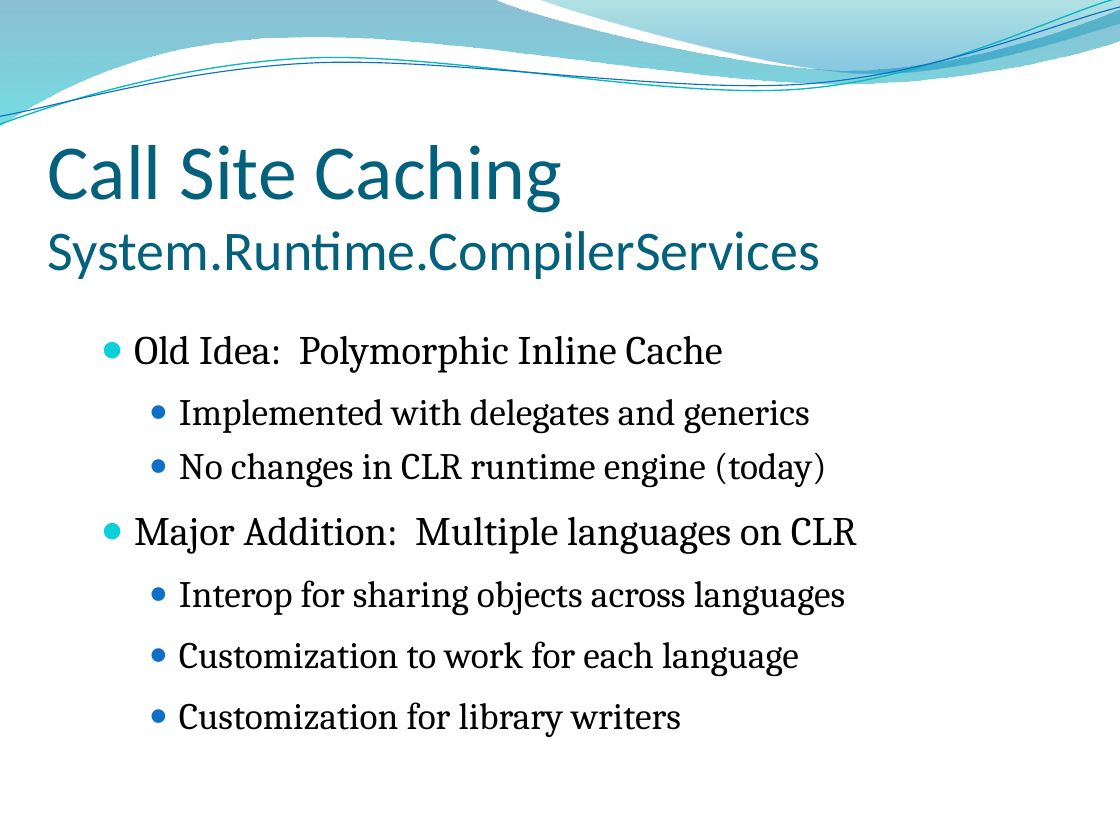
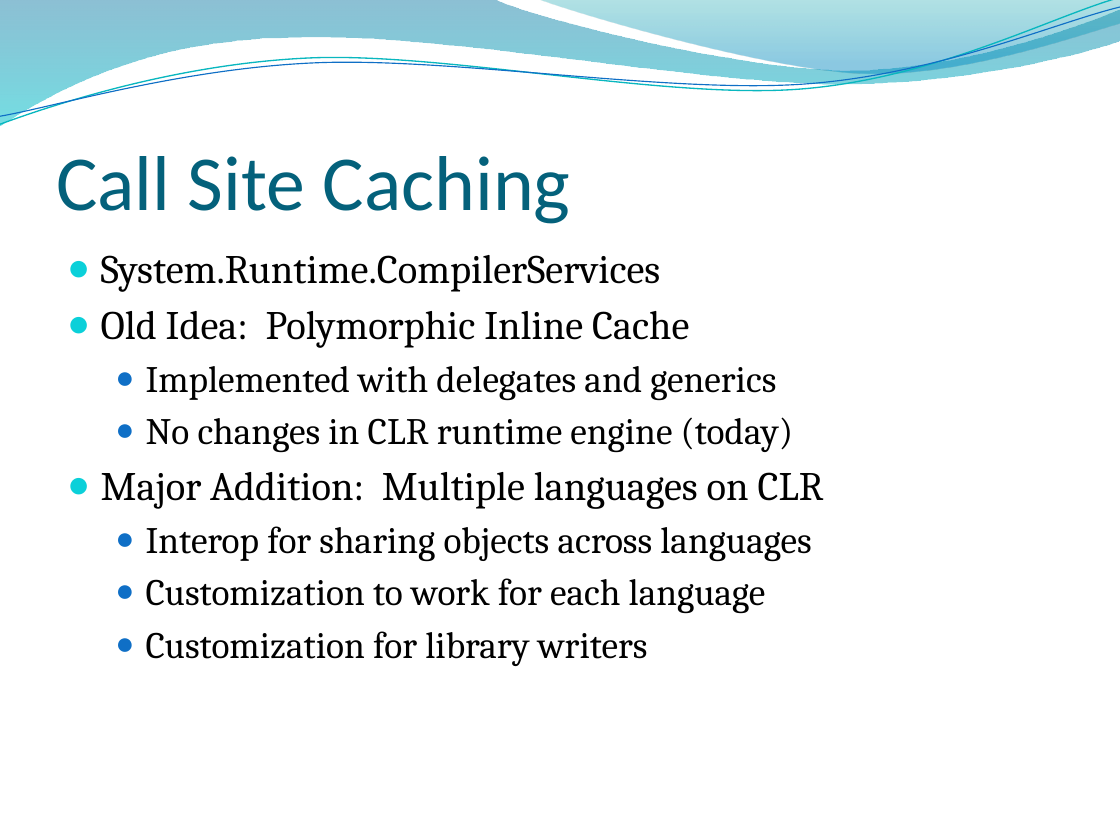
Before and after one commit to dahlbyk/Presentations, a slide deck: slide 28 of DLR/KDahlby.201006.KCDC.DLR.pptx (slide 27 before the commit). Drawn at 1120x840 pixels with LibreOffice and Linux fonts; fonts in the diff are those of the drawing; background and template pictures are left out. Boxes give left, top, right and bottom in pixels: in the first picture for what was removed or moved away, otherwise in the second. Text is boxed around its words. In the diff, an @@ line names an element or a change of style, - is before the commit and + after.

```diff
--- a/DLR/KDahlby.201006.KCDC.DLR.pptx
+++ b/DLR/KDahlby.201006.KCDC.DLR.pptx
@@ title "Call Site Caching" at <box>56,156,571,224</box>: vertical alignment top to bottom @@
@@ title at <box>56,156,571,224</box>: text changed; size 36 to 50 pt @@
-Call Site Caching
-System.Runtime.CompilerServices
+Call Site Caching
@@ text "System.Runtime.CompilerServices": place and size @@
-text "System.Runtime.CompilerServices" at <box>134,336,857,737</box>
+text "System.Runtime.CompilerServices" at <box>101,255,824,666</box>
@@ text at <box>101,255,661,292</box>: paragraph added @@
+● System.Runtime.CompilerServices
@@ text at <box>101,311,824,666</box>: line spacing 1.2 to 1; more space between paragraphs @@
```
Also in this commit, not shown: 29 other slides changed, 1 slide added.
